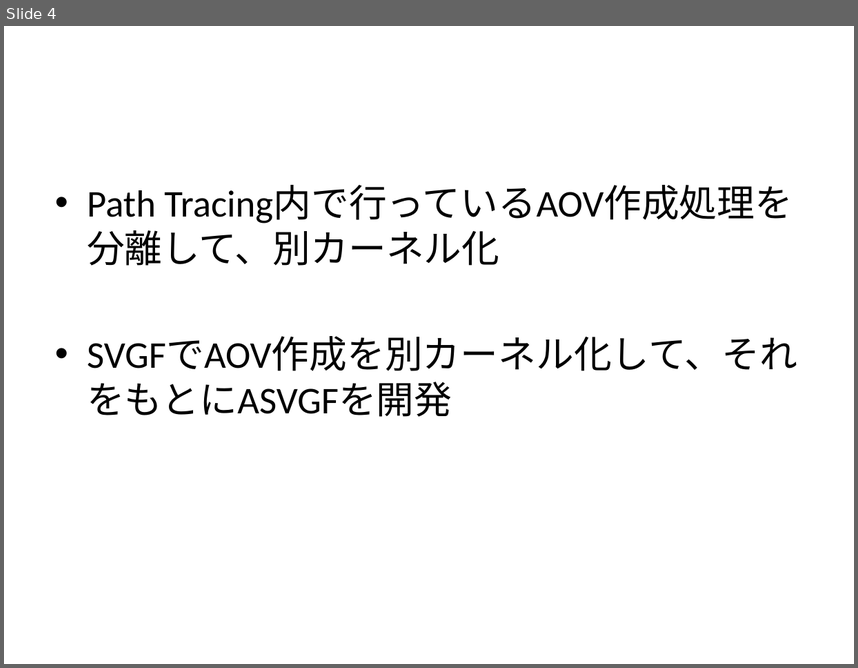
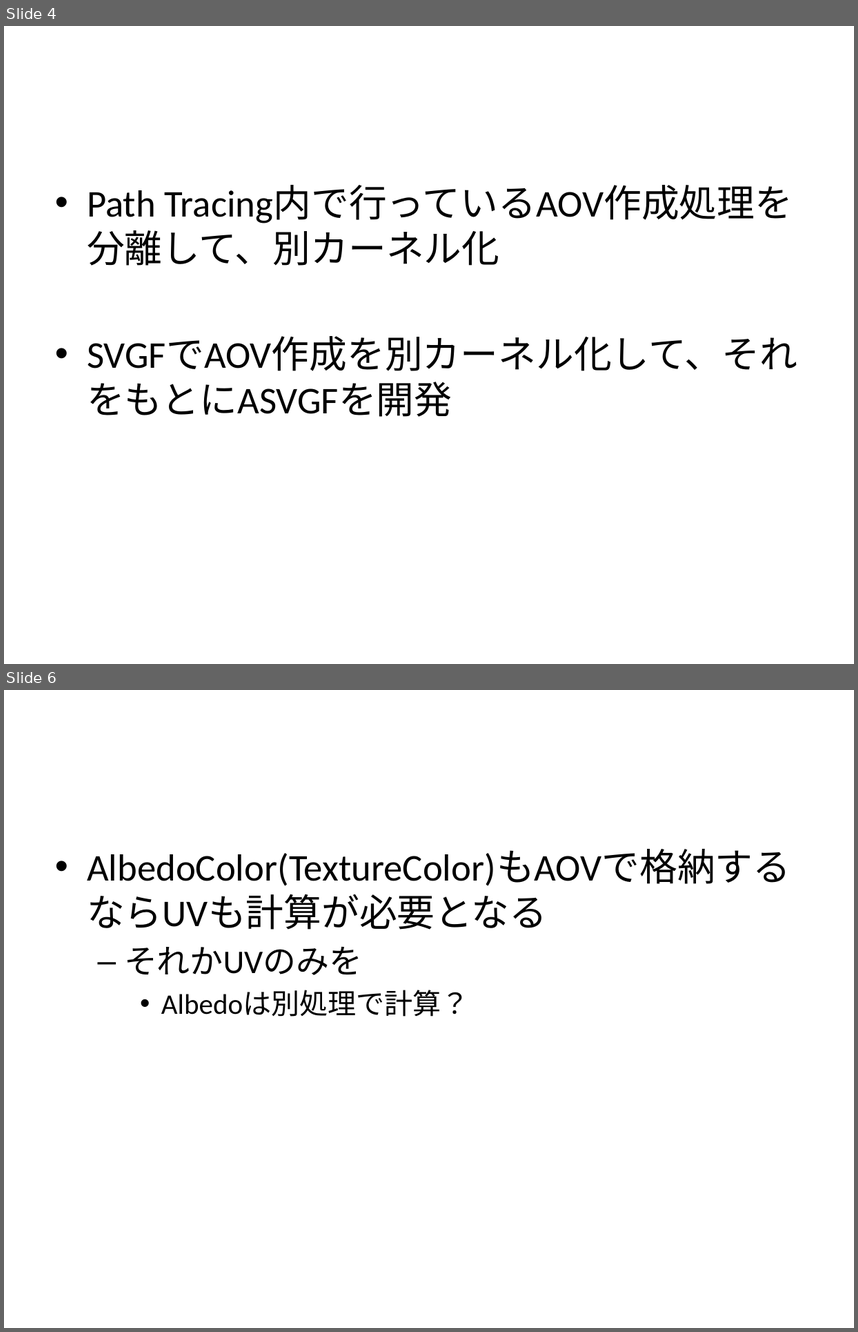
Before and after one commit to nackdai/aten, a slide deck: docs/FlowChartForASVGF.pptx. Shown one above the other, each under a label of ours: slide 4 before the commit, slides 4 and 6 after it; the slides between them are not shown. The pictures are 858x668 and 858x1332 pixels, drawn with LibreOffice and Linux fonts; fonts in the diff are those of the drawing. Boxes give left, top, right and bottom in pixels: in the first picture for what was removed or moved away, otherwise in the second. Text is boxed around its words. In the diff, an @@ line names an element or a change of style, - is before the commit and + after.

Commit message:
Update.

```diff
--- a/docs/FlowChartForASVGF.pptx
+++ b/docs/FlowChartForASVGF.pptx
@@ slide 6 added at box(4, 690, 854, 1328), background #FFFFFF @@
@@ text added at box(87, 849, 791, 1016), 32 pt, text #000000 @@
+• AlbedoColor(TextureColor)もAOVで格納するならUVも計算が必要となる
+  – それかUVのみを
+    • Albedoは別処理で計算？
```
Also in this commit, not shown: 1 other slide added.
